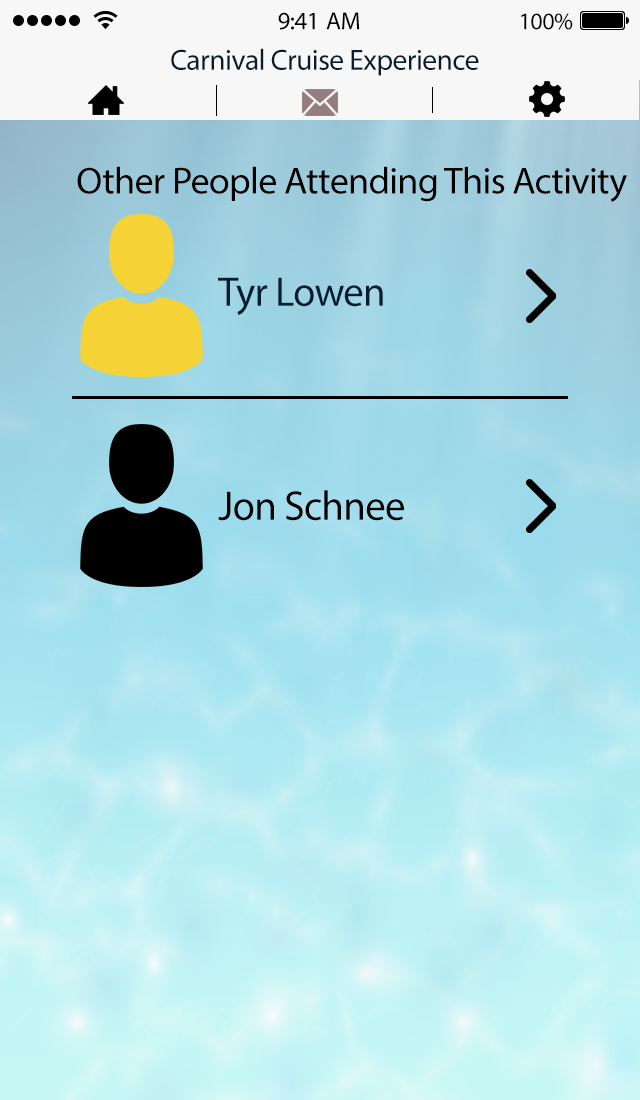
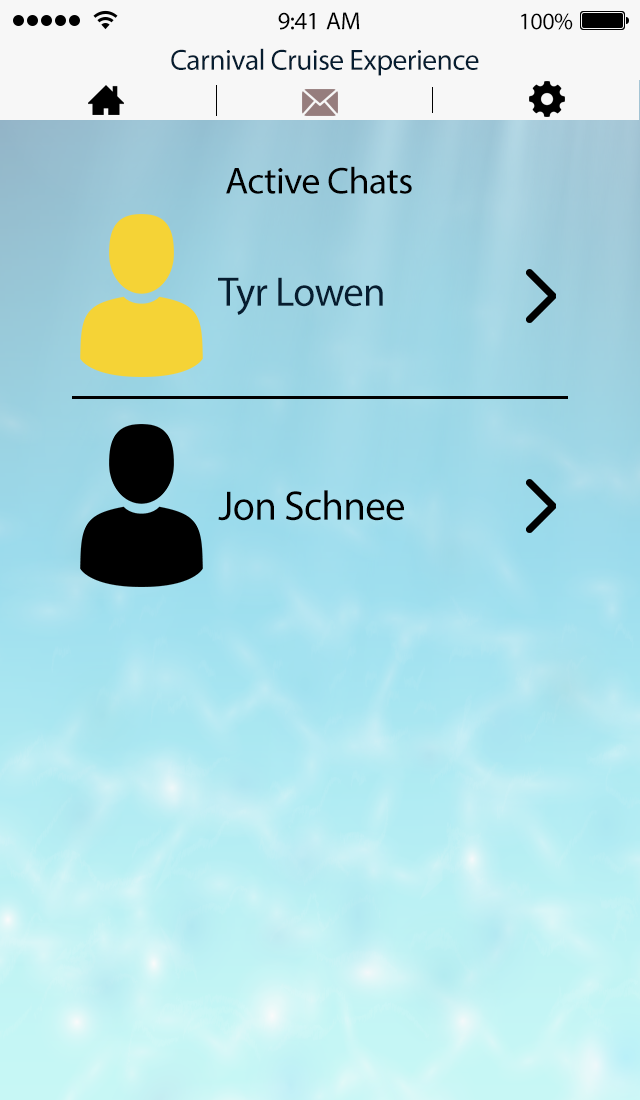
Before/after of a 640×1100 layered artwork. What changed in the layer stack:
renamed "Other People Attending This Activity" to "Active Chats", painted on it over (77, 166, 627, 202)
